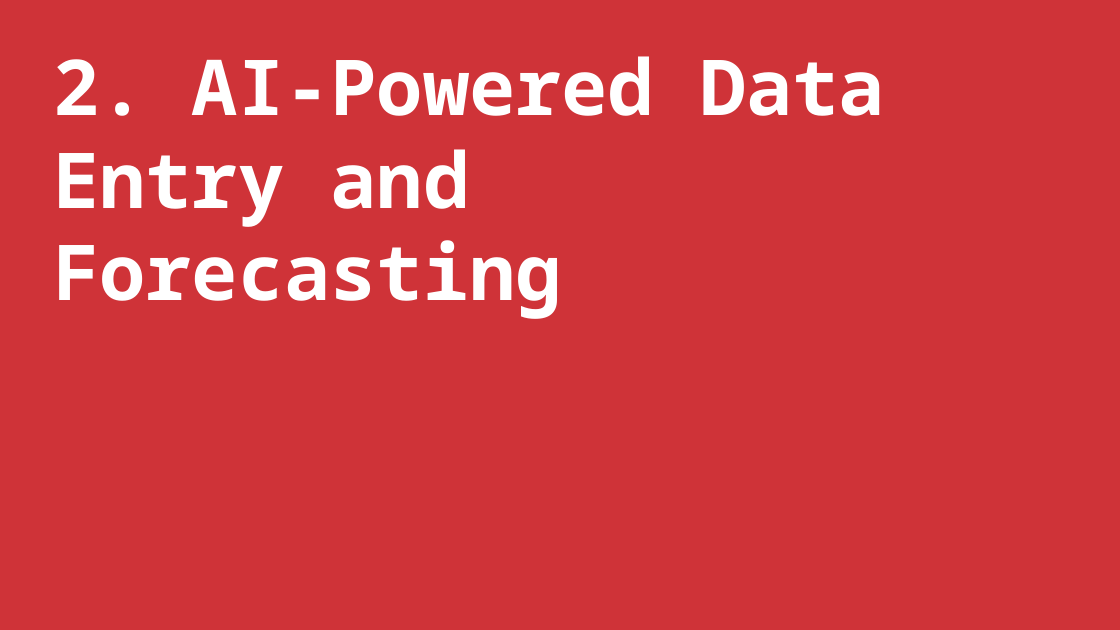
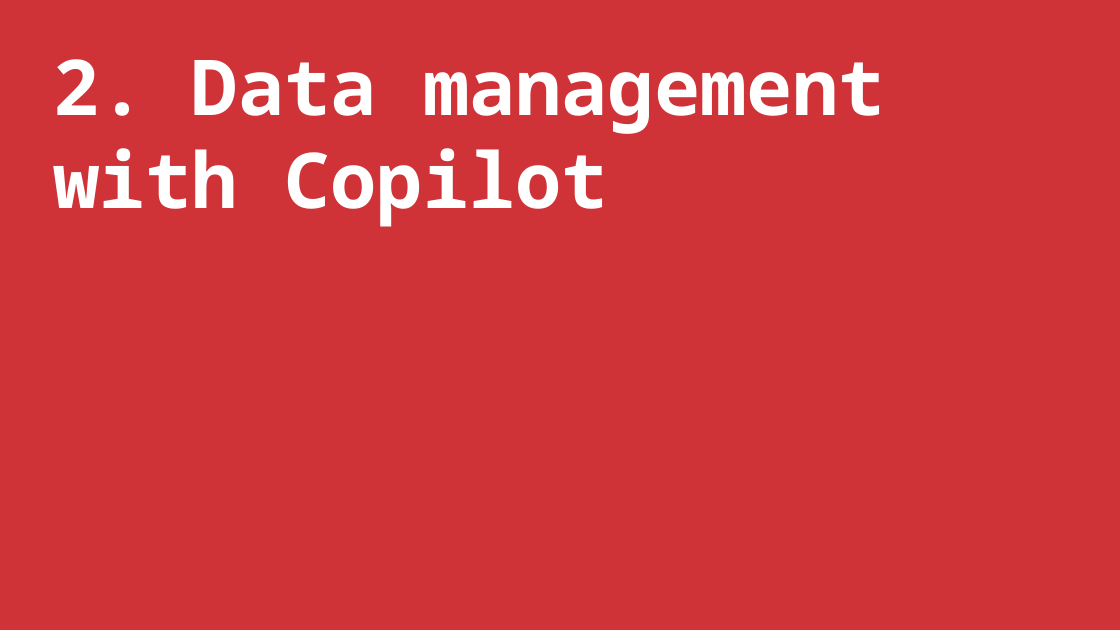
Before and after one commit to stringfestdata/xlgs-mc-2025, a slide deck: slide 10 of xlgs-analytics-2_0-slides.pptx. Drawn at 1120x630 pixels with LibreOffice and Linux fonts; fonts in the diff are those of the drawing. Boxes give left, top, right and bottom in pixels: in the first picture for what was removed or moved away, otherwise in the second. Text is boxed around its words. In the diff, an @@ line names an element or a change of style, - is before the commit and + after.

```diff
--- a/xlgs-analytics-2_0-slides.pptx
+++ b/xlgs-analytics-2_0-slides.pptx
@@ text at <box>53,59,885,227</box>: text changed @@
-2. AI-Powered Data Entry and Forecasting
+2. Data management with Copilot
```
Also in this commit, not shown: 4 other slides changed, 23 other files.
